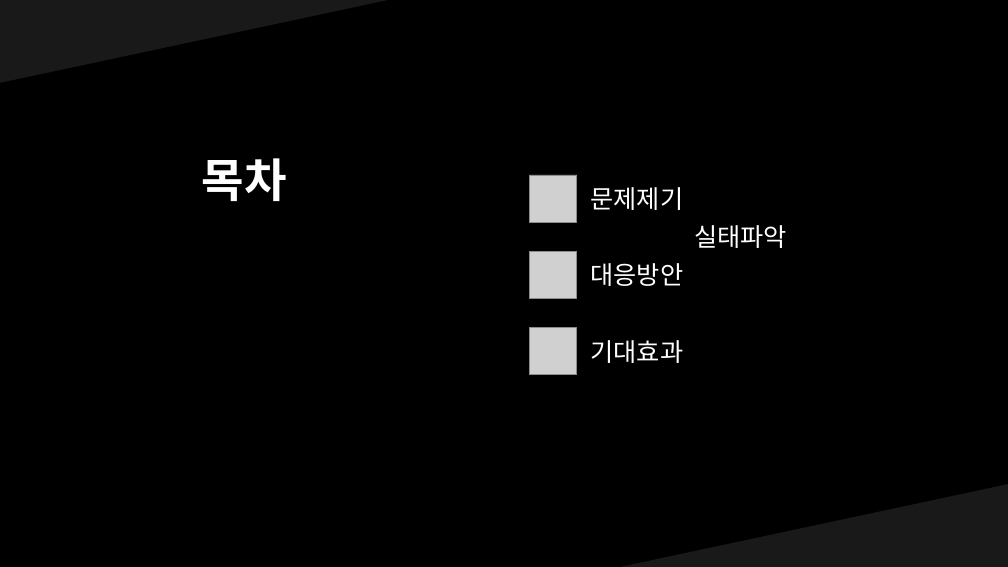
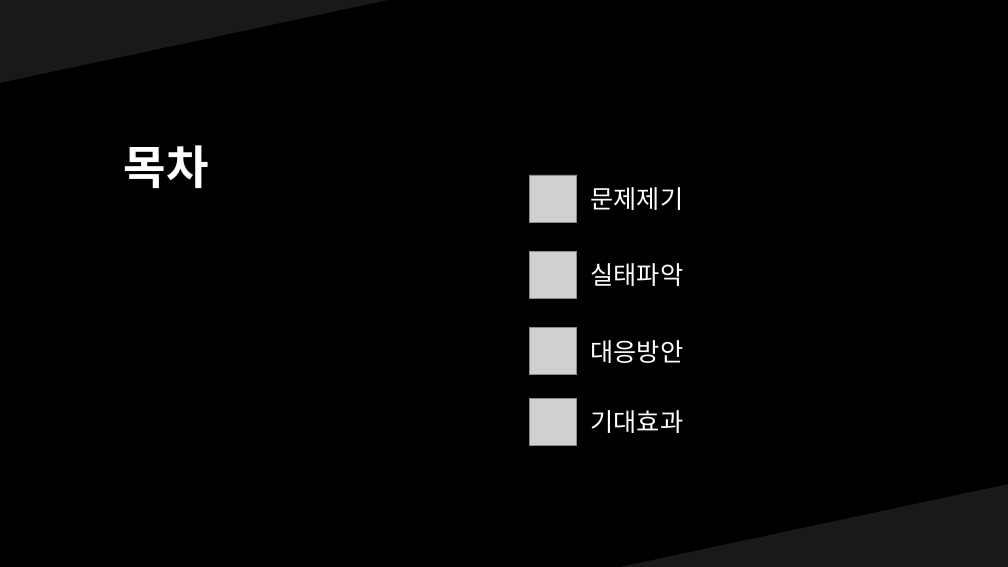
Before and after one commit to kyunakim/crawling-project, a slide deck: slide 2 of 청소년도박_PPT.pptx. Drawn at 1008x567 pixels with LibreOffice and Linux fonts; fonts in the diff are those of the drawing; grey boxes stand for pictures. Boxes give left, top, right and bottom in pixels: in the first picture for what was removed or moved away, otherwise in the second. Text is boxed around its words. In the diff, an @@ line names an element or a change of style, - is before the commit and + after.

```diff
--- a/청소년도박_PPT.pptx
+++ b/청소년도박_PPT.pptx
@@ text "목차": place and size @@
-text "목차" at [202, 158, 287, 201]
+text "목차" at [124, 145, 209, 188]
@@ text "실태파악": place and size @@
-text "실태파악" at [694, 225, 787, 248]
+text "실태파악" at [591, 263, 684, 286]
@@ text "대응방안": place and size @@
-text "대응방안" at [591, 263, 684, 286]
+text "대응방안" at [591, 340, 684, 363]
@@ picture added at [529, 399, 576, 445] @@
@@ text "기대효과": place and size @@
-text "기대효과" at [591, 340, 684, 363]
+text "기대효과" at [591, 410, 684, 433]
```
Also in this commit, not shown: 1 other slide changed, 1 slide removed.
